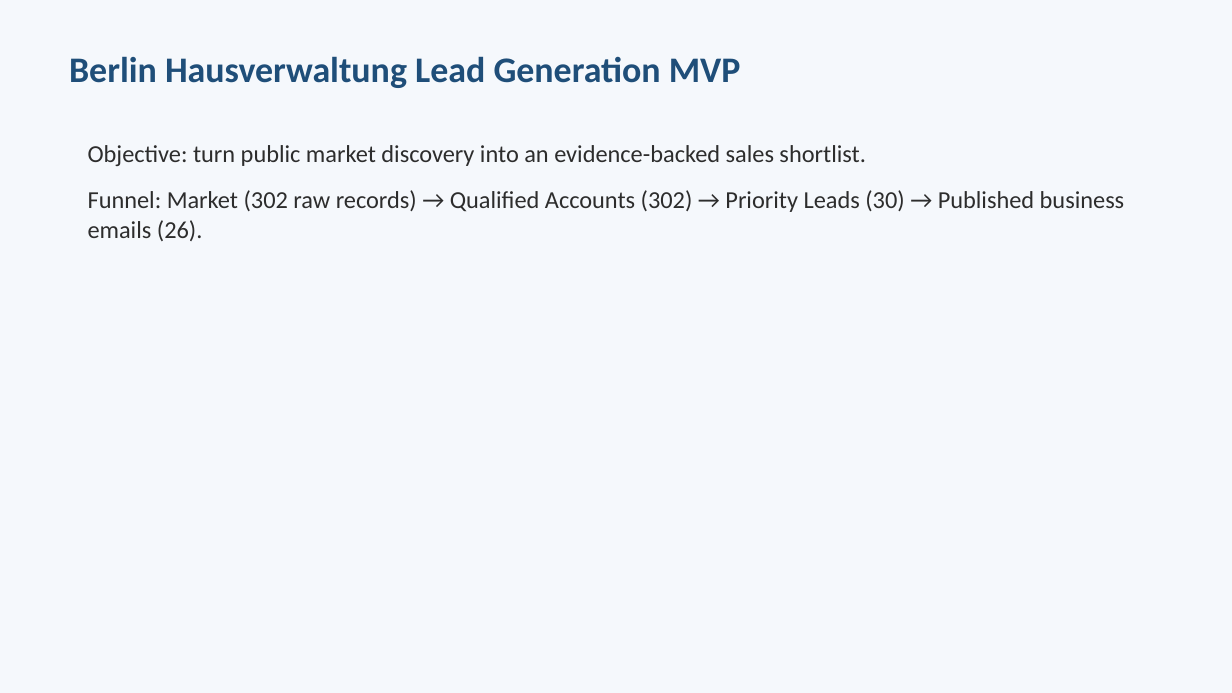
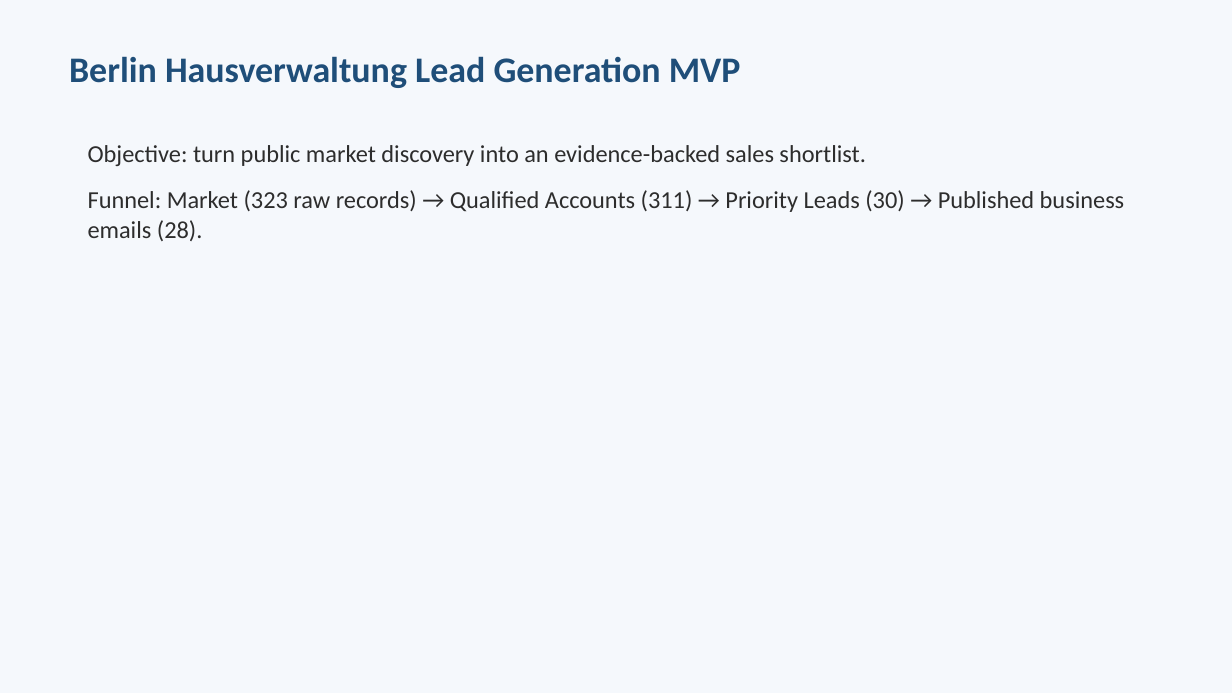
Before and after one commit to longdang193/lead-generation, a slide deck: slide 1 of output/berlin-hausverwaltung-methodology_2026-11-09.pptx. Drawn at 1232x693 pixels with LibreOffice and Linux fonts; fonts in the diff are those of the drawing. Boxes give left, top, right and bottom in pixels: in the first picture for what was removed or moved away, otherwise in the second. Text is boxed around its words. In the diff, an @@ line names an element or a change of style, - is before the commit and + after.

```diff
--- a/output/berlin-hausverwaltung-methodology_2026-11-09.pptx
+++ b/output/berlin-hausverwaltung-methodology_2026-11-09.pptx
@@ text at (88, 190, 1125, 241): text changed @@
-Funnel: Market (302 raw records) → Qualified Accounts (302) → Priority Leads (30) → Published business emails (26).
+Funnel: Market (323 raw records) → Qualified Accounts (311) → Priority Leads (30) → Published business emails (28).
```
Also in this commit, not shown: 4 other slides changed, 29 other files.
